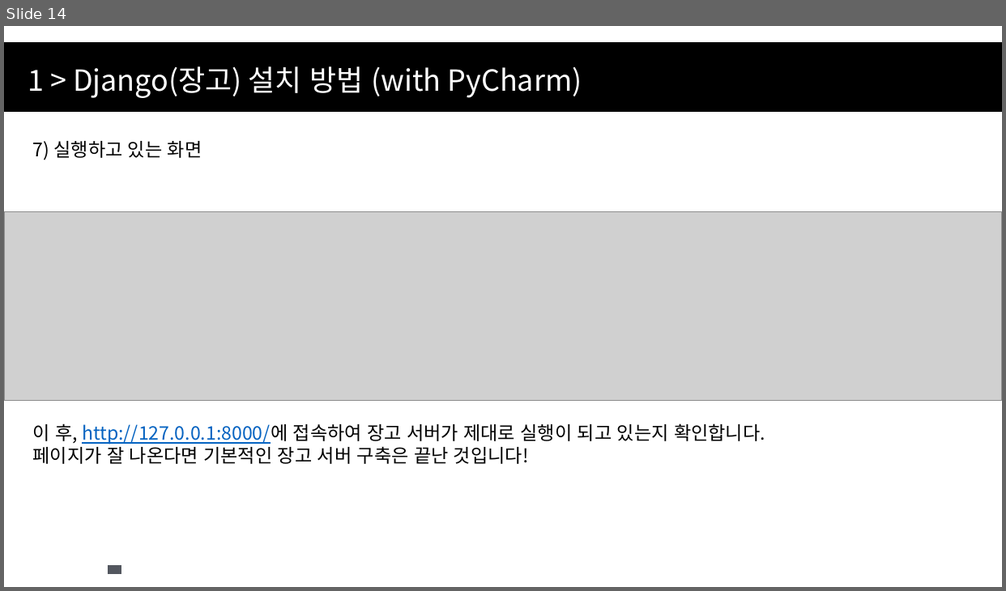
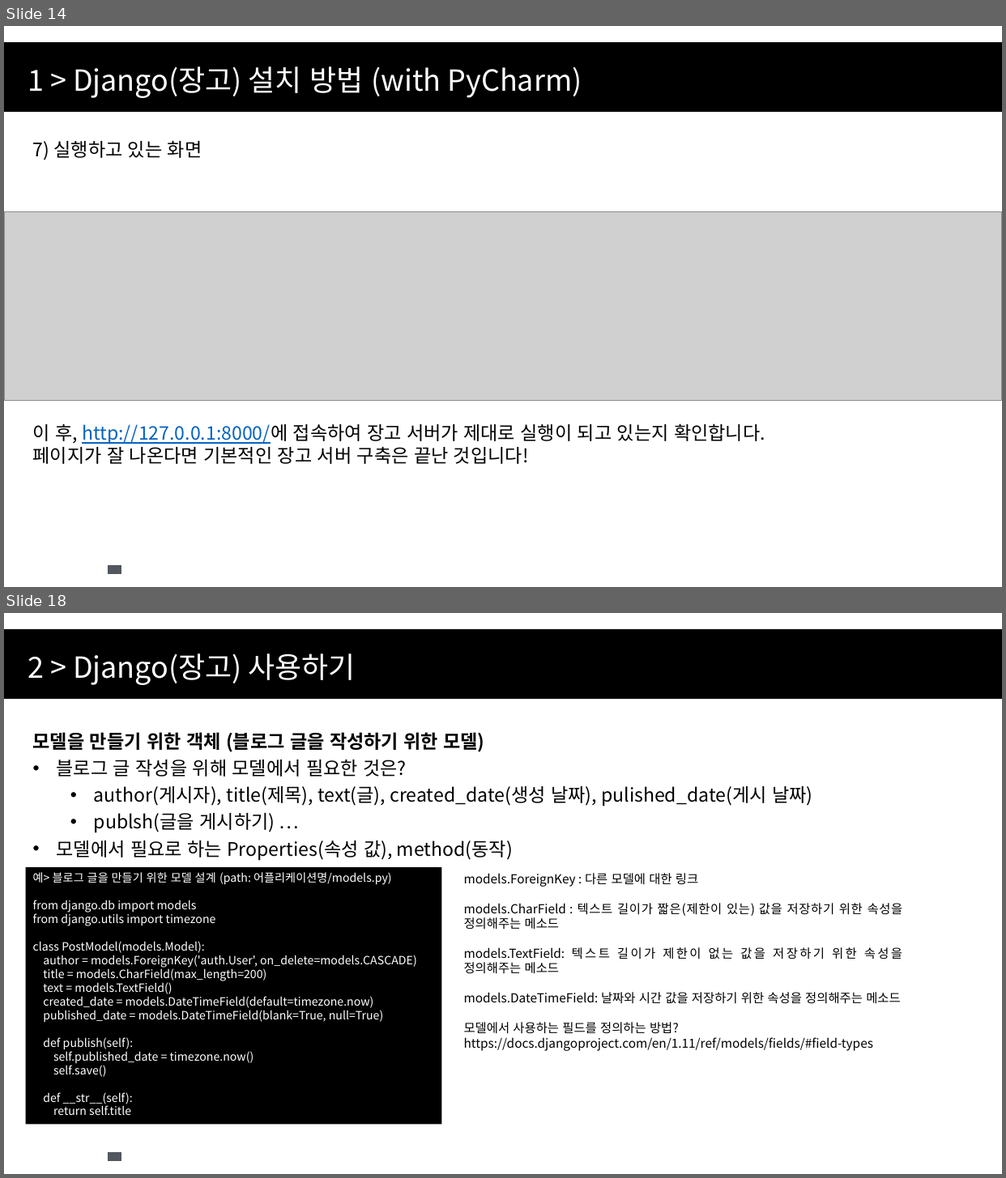
Before and after one commit to CPSSOpenSource/CPSS----, a slide deck: Python/Django & DS with Python 2주차.pptx. Shown one above the other, each under a label of ours: slide 14 before the commit, slides 14 and 18 after it; the slides between them are not shown. The pictures are 1006x591 and 1006x1178 pixels, drawn with LibreOffice and Linux fonts; fonts in the diff are those of the drawing; grey boxes stand for pictures; background and template pictures are left out. Boxes give left, top, right and bottom in pixels: in the first picture for what was removed or moved away, otherwise in the second. Text is boxed around its words. In the diff, an @@ line names an element or a change of style, - is before the commit and + after.

Commit message:
장고 기초 강의 2주 수정됨

```diff
--- a/Python/Django & DS with Python 2주차.pptx
+++ b/Python/Django & DS with Python 2주차.pptx
@@ slide 18 added at (x1=4, y1=613, x2=1002, y2=1174), background #FFFFFF; not listed: 2 template elements that a slide beside it also shows @@
@@ text added at (x1=27, y1=653, x2=356, y2=685), 28 pt, text #FFFFFF @@
+2 > Django(장고) 사용하기
@@ text added at (x1=33, y1=732, x2=812, y2=860), 18 pt, text #000000 @@
+모델을 만들기 위한 객체 (블로그 글을 작성하기 위한 모델)
+• 블로그 글 작성을 위해 모델에서 필요한 것은?
+  • author(게시자), title(제목), text(글), created_date(생성 날짜), pulished_date(게시 날짜)
+  • publsh(글을 게시하기) …
+• 모델에서 필요로 하는 Properties(속성 값), method(동작)
@@ rectangle added at (x1=26, y1=867, x2=442, y2=1124), fill #000000, 11 pt, text #FFFFFF @@
+예> 블로그 글을 만들기 위한 모델 설계 (path: 어플리케이션명/models.py)
+from django.db import models
+from django.utils import timezone
+class PostModel(models.Model):
+author = models.ForeignKey('auth.User', on_delete=models.CASCADE)
+title = models.CharField(max_length=200)
+text = models.TextField()
+created_date = models.DateTimeField(default=timezone.now)
+published_date = models.DateTimeField(blank=True, null=True)
+def publish(self):
+self.published_date = timezone.now()
+self.save()
+def __str__(self):
+return self.title
@@ text added at (x1=464, y1=873, x2=903, y2=1051), 12 pt, text #000000 @@
+models.ForeignKey : 다른 모델에 대한 링크
+models.CharField : 텍스트 길이가 짧은(제한이 있는) 값을 저장하기 위한 속성을 정의해주는 메소드
+models.TextField: 텍스트 길이가 제한이 없는 값을 저장하기 위한 속성을 정의해주는 메소드
+models.DateTimeField: 날짜와 시간 값을 저장하기 위한 속성을 정의해주는 메소드
+모델에서 사용하는 필드를 정의하는 방법?
+https://docs.djangoproject.com/en/1.11/ref/models/fields/#field-types
```
Also in this commit, not shown: 5 slides changed, 10 other slides added.
